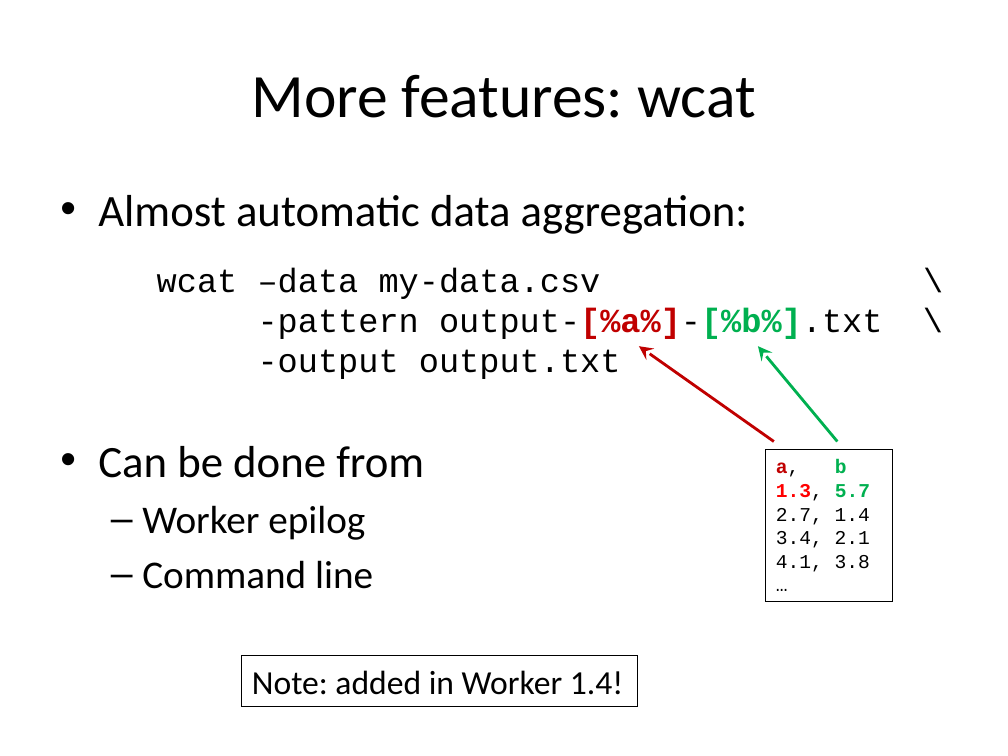
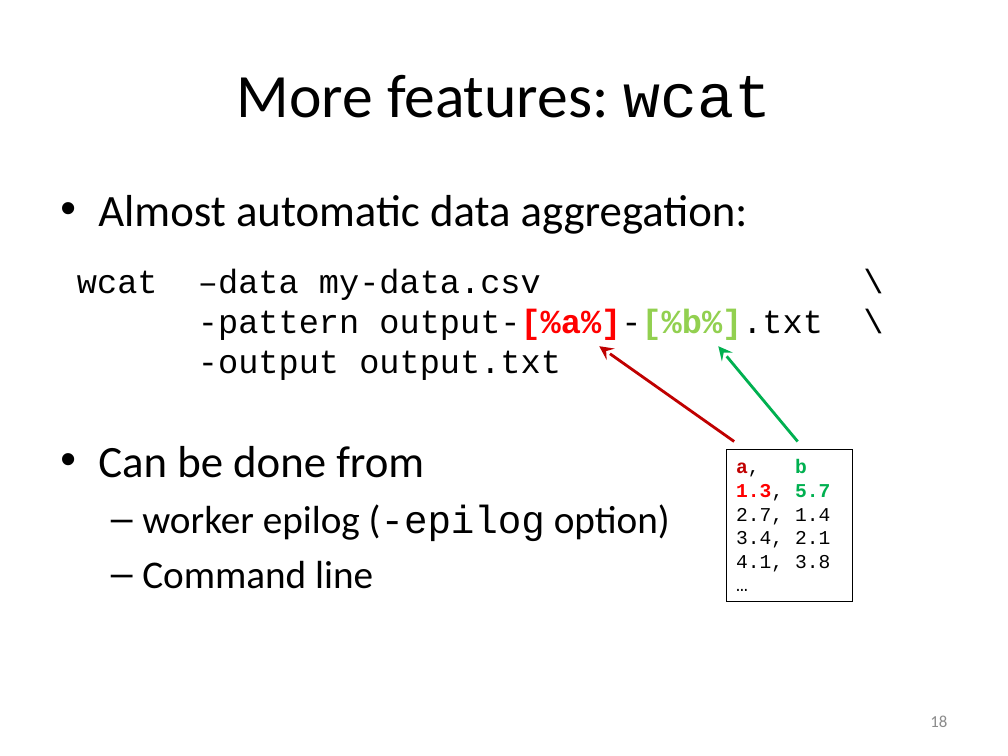
Before and after one commit to gjbex/worker, a slide deck: slide 18 of doc/worker.pptx (slide 17 before the commit). Drawn at 1008x756 pixels with LibreOffice and Linux fonts; fonts in the diff are those of the drawing. Boxes give left, top, right and bottom in pixels: in the first picture for what was removed or moved away, otherwise in the second. Text is boxed around its words. In the diff, an @@ line names an element or a change of style, - is before the commit and + after.

```diff
--- a/doc/worker.pptx
+++ b/doc/worker.pptx
@@ title "More features: wcat" at [237,74,771,118]: font Calibri to Courier New in "wcat" @@
@@ text "wcat –data my-data.csv \": place and size @@
-text "wcat –data my-data.csv \" at [157,267,883,379]
+text "wcat –data my-data.csv \" at [77,268,823,380]
@@ text at [198,309,823,340]: text colour #C00000 to #FF0000, text colour #00B050 to #92D050 in "output-[%a%]-[%b%].txt" @@
@@ 2 arrows, 1 rectangle: place and size @@
-2 arrows, 1 rectangle at [639,347,892,602]
+2 arrows, 1 rectangle at [599,347,852,602]
@@ text at [142,504,670,541]: text changed @@
-  – Worker epilog
+  – worker epilog (-epilog option)
@@ rectangle removed at [242,656,637,707] @@
-Note: added in Worker 1.4!
@@ page number added at [930,715,947,727], 12 pt, text #8C8C8C @@
+18
```
Also in this commit, not shown: 28 other slides changed, 2 slides added, 1 slide removed.
